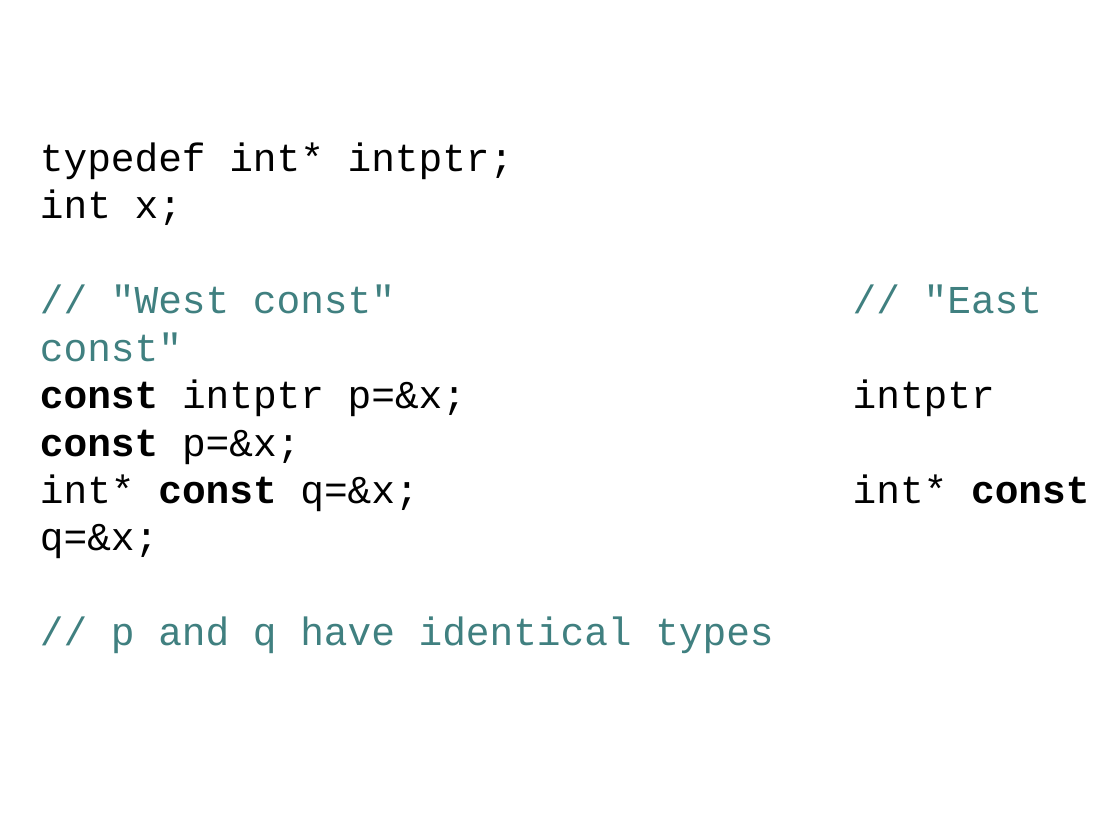
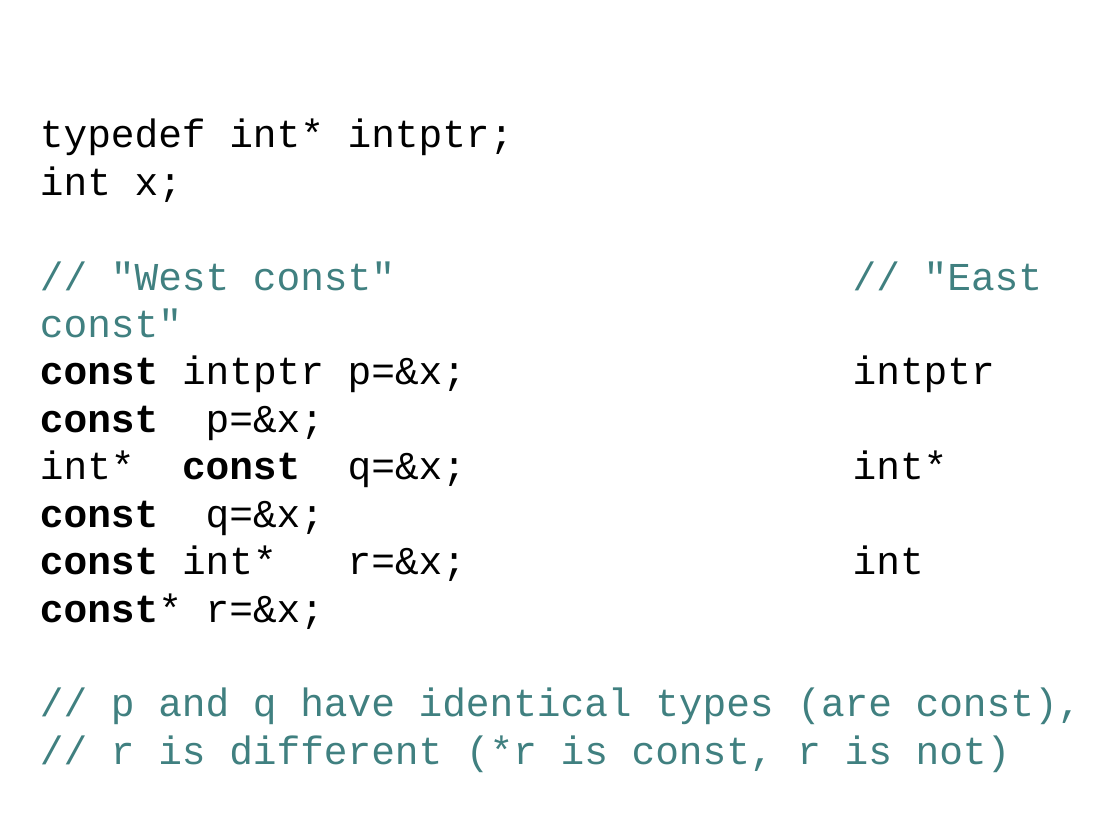
Before and after one commit to wolframroesler/Talks, a slide deck: slide 10 of const.odp. Drawn at 1120x840 pixels with LibreOffice and Linux fonts; fonts in the diff are those of the drawing. Boxes give left, top, right and bottom in pixels: in the first picture for what was removed or moved away, otherwise in the second. Text is boxed around its words. In the diff, an @@ line names an element or a change of style, - is before the commit and + after.

Commit message:
Final tweaks to the const presentation

```diff
--- a/const.odp
+++ b/const.odp
@@ subtitle at [40, 546, 1082, 772]: text changed @@
-// p and q have identical types
+const int* r=&x; int const* r=&x;
+// p and q have identical types (are const),
+// r is different (*r is const, r is not)
```
Also in this commit, not shown: 4 other slides changed.
